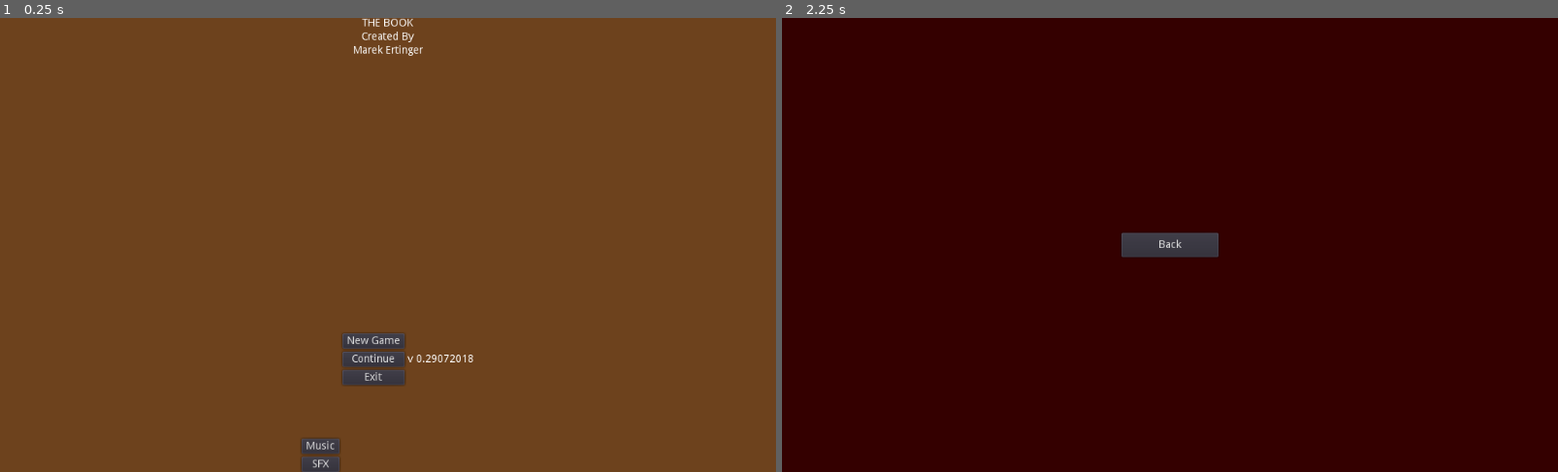
Above: before the commit, frames 1-2 (left to right).
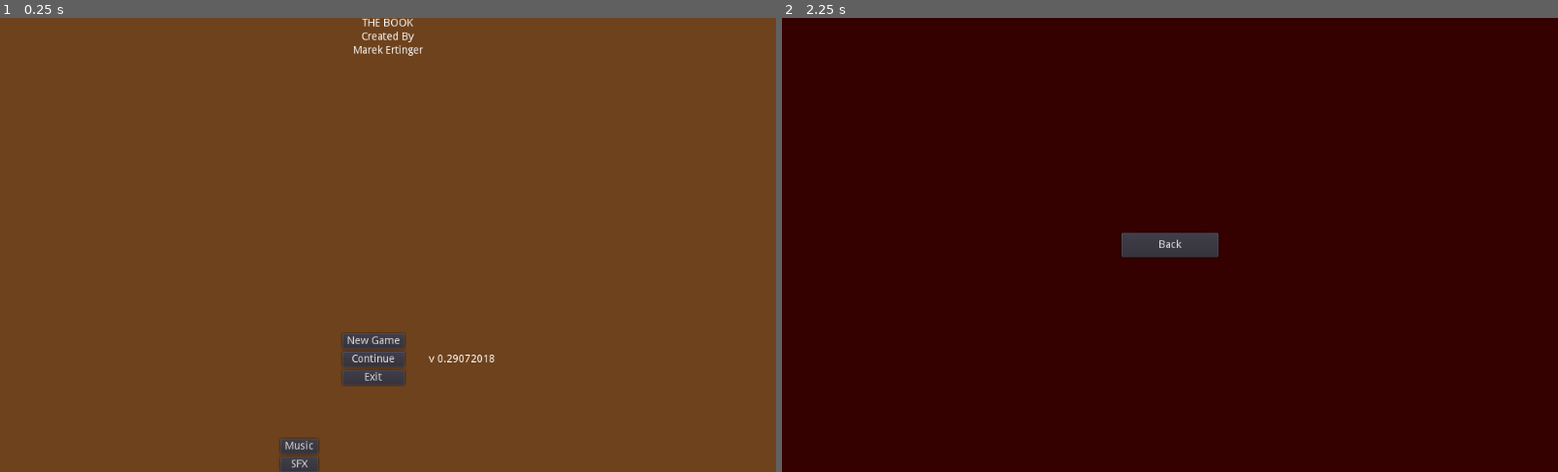
Above: after the commit, the same moments.

Repository: MEITdev/GameBook_mockup
Game: Godot game, scene res://Title_Screen.tscn
Same seed, same stepped clock (60 frames per second), same inputs: the game is played once before the commit and once after it.
Inputs:
- Up to frame 1 (0.25 s): no input
- Up to frame 2 (2.25 s): click "New Game" at 0.5 s; click "Back" at 1.25 s; click "New Game" at 2 s

The runs differ from the first frame. In frame 1, 0.5% of the frame differs, in the area x 36-64%, y 74-100%; in frame 2, nothing differs.

Commit message:
something something title screen

Diff:
--- a/Title_Screen.tscn
+++ b/Title_Screen.tscn
@@ -12,23 +12,28 @@
 rect_clip_content = false
 mouse_filter = 0
 mouse_default_cursor_shape = 0
-size_flags_horizontal = 1
-size_flags_vertical = 1
+size_flags_horizontal = 3
+size_flags_vertical = 3
 script = ExtResource( 1 )
+_sections_unfolded = [ "Anchor", "Margin", "Size Flags" ]
 
 [node name="ColorRect" type="ColorRect" parent="." index="0"]
 
 anchor_left = 0.0
 anchor_top = 0.0
-anchor_right = 1.0
-anchor_bottom = 1.0
-rect_pivot_offset = Vector2( 0, 0 )
-rect_clip_content = false
-mouse_filter = 0
-mouse_default_cursor_shape = 0
-size_flags_horizontal = 1
-size_flags_vertical = 1
+anchor_right = 0.0
+anchor_bottom = 0.0
+margin_left = 8.0
+margin_right = 1024.0
+margin_bottom = 600.0
+rect_pivot_offset = Vector2( 0, 0 )
+rect_clip_content = false
+mouse_filter = 0
+mouse_default_cursor_shape = 0
+size_flags_horizontal = 3
+size_flags_vertical = 3
 color = Color( 0.429688, 0.262051, 0.114136, 1 )
+_sections_unfolded = [ "Rect", "Size Flags" ]
 
 [node name="VBoxContainer" type="VBoxContainer" parent="." index="1"]
 
@@ -159,17 +164,18 @@
 mouse_default_cursor_shape = 0
 size_flags_horizontal = 1
 size_flags_vertical = 3
+custom_constants/separation = 32
 alignment = 1
-_sections_unfolded = [ "Size Flags", "custom_constants" ]
 
 [node name="Left" type="VBoxContainer" parent="VBoxContainer/BottomHalf" index="0"]
 
 anchor_left = 0.0
-anchor_top = 1.0
-anchor_right = 0.0
-anchor_bottom = 1.0
-margin_top = -298.0
-margin_right = 50.0
+anchor_top = 0.0
+anchor_right = 0.0
+anchor_bottom = 0.0
+margin_left = 366.0
+margin_right = 416.0
+margin_bottom = 298.0
 rect_pivot_offset = Vector2( 0, 0 )
 rect_clip_content = false
 mouse_filter = 1
@@ -229,14 +235,13 @@
 
 [node name="Middle" type="VBoxContainer" parent="VBoxContainer/BottomHalf" index="1"]
 
-anchor_left = 0.5
-anchor_top = 0.5
-anchor_right = 0.5
-anchor_bottom = 0.5
-margin_left = -41.0
-margin_top = -149.0
-margin_right = 41.0
-margin_bottom = 149.0
+anchor_left = 0.0
+anchor_top = 0.0
+anchor_right = 0.0
+anchor_bottom = 0.0
+margin_left = 448.0
+margin_right = 530.0
+margin_bottom = 298.0
 rect_pivot_offset = Vector2( 0, 0 )
 rect_clip_content = false
 mouse_filter = 1
@@ -319,12 +324,13 @@
 
 [node name="Right" type="CenterContainer" parent="VBoxContainer/BottomHalf" index="2"]
 
-anchor_left = 1.0
-anchor_top = 1.0
-anchor_right = 1.0
-anchor_bottom = 1.0
-margin_left = -87.0
-margin_top = -298.0
+anchor_left = 0.0
+anchor_top = 0.0
+anchor_right = 0.0
+anchor_bottom = 0.0
+margin_left = 562.0
+margin_right = 649.0
+margin_bottom = 298.0
 rect_pivot_offset = Vector2( 0, 0 )
 rect_clip_content = false
 mouse_filter = 0
